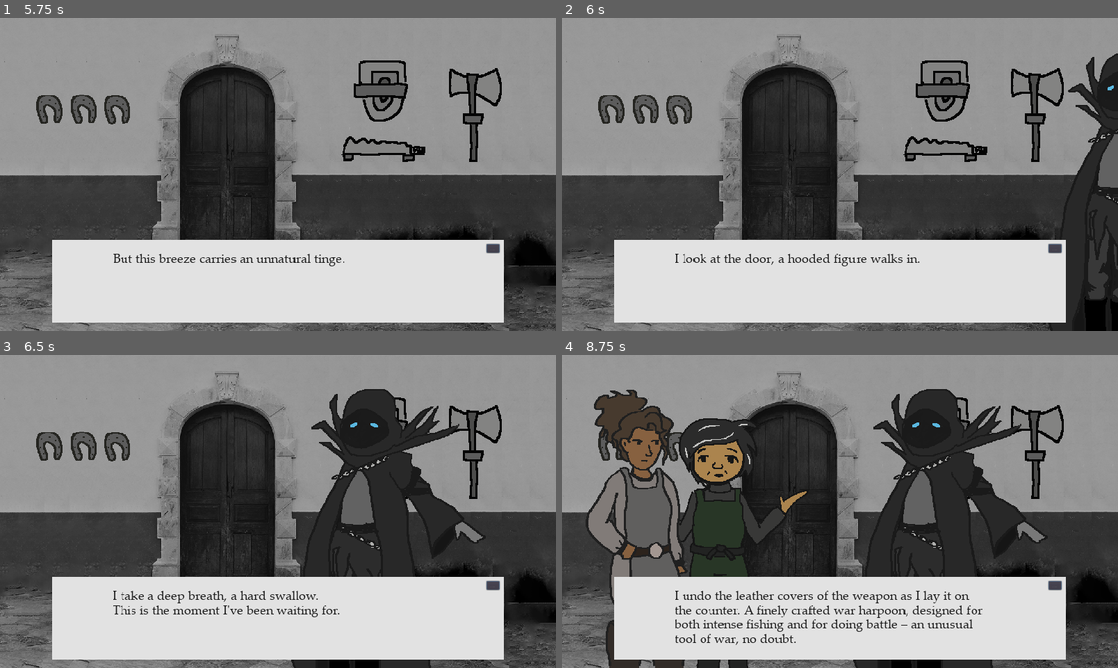
Above: before the commit, frames 1-4 (two rows, left to right).
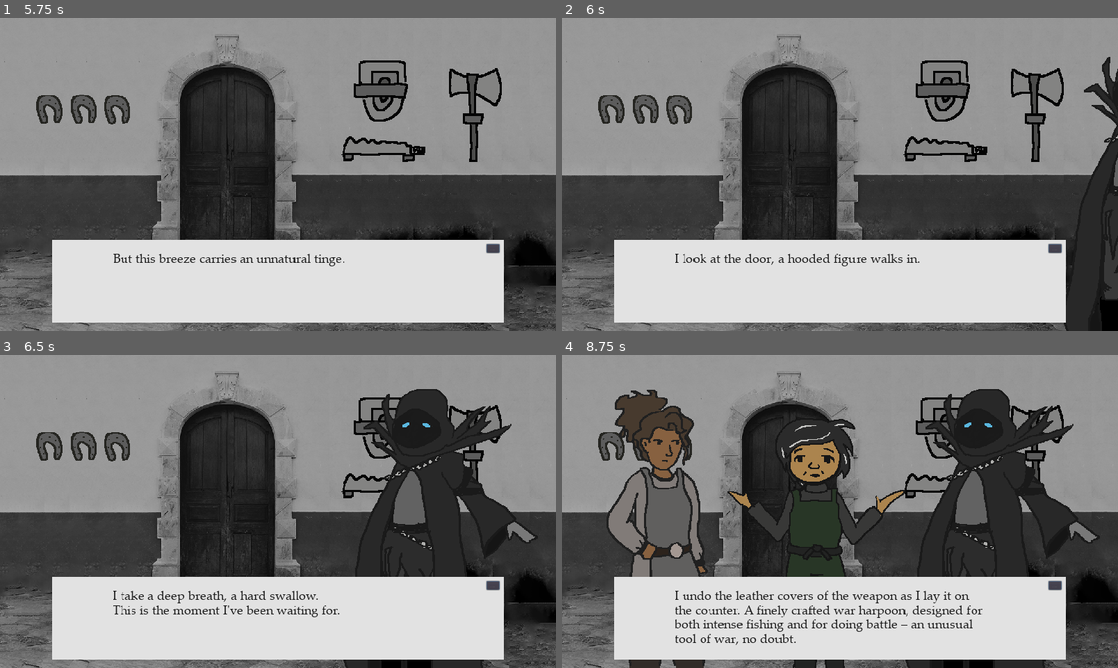
Above: after the commit, the same moments.

Repository: jogo-joia/Legacy-NecRomancer-Origins
Game: Godot game, scene res://NecRomancer.tscn
Same seed, same stepped clock (60 frames per second), same inputs: the game is played once before the commit and once after it.
Inputs:
- Up to frame 1 (5.75 s): click "..." at 0.5 s; click "..." at 1.25 s; click "..." at 2 s; tap Enter (ui_accept) at 2.75, 3.02, 3.5, 3.77, 4.25, 5, 5.27 s
- Up to frame 2 (6 s): tap Enter (ui_accept) at 5.75 s
- Up to frame 3 (6.5 s): tap Enter (ui_accept) at 6.02 s
- Up to frame 4 (8.75 s): tap Enter (ui_accept) at 6.77, 8, 8.27 s

Frame 1 is identical in both runs. In frame 2, 2.3% of the frame differs, in the area x 87-100%, y 11-100%; in frame 3, 9.4%; in frame 4, 24%, in the area x 4-97%, y 10-100%.

Commit message:
resignation notice: I'm done thanks

Diff:
--- a/CharacterSprite.tscn
+++ b/CharacterSprite.tscn
@@ -33,3 +33,10 @@
 playback/repeat = false
 playback/speed = 1.0
 _sections_unfolded = [ "playback" ]
+
+[node name="Timer" type="Timer" parent="." index="1"]
+
+process_mode = 1
+wait_time = 1.0
+one_shot = false
+autostart = false
--- a/NecRomancer.gd
+++ b/NecRomancer.gd
@@ -1,6 +1,10 @@
 extends Control
 
 onready var story = DataParser.load_data("res://NecRomancer.json")
+
+# var stringer = "hello my gell-o"
+
+var arrayson = ["hey", "hello", "howdy"]
 
 var story_index = 0
 
@@ -64,7 +68,7 @@
 		10:
 			stage_enter("Blacksmith", "Left", "B")
 		12:
-			stage_enter("Lydia", "Left", "B")
+			stage_enter("Lydia", "Left", "A")
 		18:
 			stage_move("Necromancer", "C")
 			stage_move("Lydia", "B")
@@ -467,40 +471,43 @@
 						var tween = sprite.get_node("Tween")
 						tween.interpolate_property(sprite, "rect_position",
 												sprite.rect_position,
-												Vector2(MarkA.rect_position.x - MarkA.rect_size.x / 2, 0), 0.5,
+												Vector2(MarkA.rect_position.x, 0), 0.5,
 												Tween.TRANS_LINEAR, Tween.EASE_IN_OUT)
 						tween.start()
 					"B":
 						var tween = sprite.get_node("Tween")
 						tween.interpolate_property(sprite, "rect_position",
 												sprite.rect_position,
-												Vector2(MarkB.rect_position.x - MarkB.rect_size.x / 2, 0), 0.5,
+												Vector2(MarkB.rect_position.x, 0), 0.5,
 												Tween.TRANS_LINEAR, Tween.EASE_IN_OUT)
 						tween.start()
 					"C":
 						var tween = sprite.get_node("Tween")
 						tween.interpolate_property(sprite, "rect_position",
 												sprite.rect_position,
-												Vector2(MarkC.rect_position.x - MarkC.rect_size.x / 2, 0), 0.5,
+												Vector2(MarkC.rect_position.x, 0), 0.5,
 												Tween.TRANS_LINEAR, Tween.EASE_IN_OUT)
 						tween.start()
 					"D":
 						var tween = sprite.get_node("Tween")
 						tween.interpolate_property(sprite, "rect_position",
 												sprite.rect_position,
-												Vector2(MarkD.rect_position.x - MarkD.rect_size.x / 2, 0), 0.5,
+												Vector2(MarkD.rect_position.x, 0), 0.5,
 												Tween.TRANS_LINEAR, Tween.EASE_IN_OUT)
 						tween.start()
 					"E":
 						var tween = sprite.get_node("Tween")
 						tween.interpolate_property(sprite, "rect_position",
 												sprite.rect_position,
-												Vector2(MarkE.rect_position.x - MarkE.rect_size.x / 2, 0), 0.5,
+												Vector2(MarkE.rect_position.x, 0), 0.5,
 												Tween.TRANS_LINEAR, Tween.EASE_IN_OUT)
 						tween.start()
 
 func stage_exit(character, origin):
 	for sprite in get_node("Stage").get_children():
+		var wr = weakref(sprite)
+		if (!wr.get_ref()):
+			return
 		if sprite.is_in_group("characters"):
 			if sprite.char_name == character:
 				match origin:
@@ -525,6 +532,8 @@
 												Vector2(sprite.rect_position.x, sprite.rect_size.y + 1), 0.5,
 												Tween.TRANS_LINEAR, Tween.EASE_IN_OUT)
 						tween.start()
+				yield(get_tree().create_timer(0.55), "timeout")
+				sprite.queue_free()
 
 func stage_enter(character, origin, mark):
 	var new_char = CharSprite.instance()
@@ -541,15 +550,15 @@
 			var mark_position_x = 0
 			match mark:
 				"A":
-					mark_position_x = MarkA.rect_position.x - MarkA.rect_size.x / 2
+					mark_position_x = MarkA.rect_position.x
 				"B":
-					mark_position_x = MarkB.rect_position.x - MarkB.rect_size.x / 2
+					mark_position_x = MarkB.rect_position.x
 				"C":
-					mark_position_x = MarkC.rect_position.x - MarkC.rect_size.x / 2
+					mark_position_x = MarkC.rect_position.x
 				"D":
-					mark_position_x = MarkD.rect_position.x - MarkD.rect_size.x / 2
+					mark_position_x = MarkD.rect_position.x
 				"E":
-					mark_position_x = MarkE.rect_position.x - MarkE.rect_size.x / 2
+					mark_position_x = MarkE.rect_position.x
 			new_char.rect_position.x = mark_position_x
 			new_char.rect_position.y = MarkA.rect_position.y
 	new_char.visible = true
@@ -558,34 +567,34 @@
 			var tween = new_char.get_node("Tween")
 			tween.interpolate_property(new_char, "rect_position",
 									new_char.rect_position,
-									Vector2(MarkA.rect_position.x - MarkA.rect_size.x / 2, 0), 0.5,
+									Vector2(MarkA.rect_position.x, 0), 0.5,
 									Tween.TRANS_LINEAR, Tween.EASE_IN_OUT)
 			tween.start()
 		"B":
 			var tween = new_char.get_node("Tween")
 			tween.interpolate_property(new_char, "rect_position",
 									new_char.rect_position,
-									Vector2(MarkB.rect_position.x - MarkB.rect_size.x / 2, 0), 0.5,
+									Vector2(MarkB.rect_position.x, 0), 0.5,
 									Tween.TRANS_LINEAR, Tween.EASE_IN_OUT)
 			tween.start()
 		"C":
 			var tween = new_char.get_node("Tween")
 			tween.interpolate_property(new_char, "rect_position",
 									new_char.rect_position,
-									Vector2(MarkC.rect_position.x - MarkC.rect_size.x / 2, 0), 0.5,
+									Vector2(MarkC.rect_position.x, 0), 0.5,
 									Tween.TRANS_LINEAR, Tween.EASE_IN_OUT)
 			tween.start()
 		"D":
 			var tween = new_char.get_node("Tween")
 			tween.interpolate_property(new_char, "rect_position",
 									new_char.rect_position,
-									Vector2(MarkD.rect_position.x - MarkD.rect_size.x / 2, 0), 0.5,
+									Vector2(MarkD.rect_position.x, 0), 0.5,
 									Tween.TRANS_LINEAR, Tween.EASE_IN_OUT)
 			tween.start()
 		"E":
 			var tween = new_char.get_node("Tween")
 			tween.interpolate_property(new_char, "rect_position",
 									new_char.rect_position,
-									Vector2(MarkE.rect_position.x - MarkE.rect_size.x / 2, 0), 0.5,
+									Vector2(MarkE.rect_position.x, 0), 0.5,
 									Tween.TRANS_LINEAR, Tween.EASE_IN_OUT)
 			tween.start()
--- a/NecRomancer.tscn
+++ b/NecRomancer.tscn
@@ -5,7 +5,7 @@
 [ext_resource path="res://CharacterSprite.tscn" type="PackedScene" id=3]
 [ext_resource path="res://DialogPanel.tscn" type="PackedScene" id=4]
 
-[node name="NecRomancer" type="Control"]
+[node name="NecRomancer" type="Control" index="0"]
 
 anchor_left = 0.0
 anchor_top = 0.0
@@ -60,9 +60,9 @@
 anchor_top = 0.0
 anchor_right = 0.0
 anchor_bottom = 0.0
-margin_left = 64.0
+margin_left = 190.0
 margin_top = 720.0
-margin_right = 256.0
+margin_right = 320.0
 margin_bottom = 750.0
 rect_pivot_offset = Vector2( 0, 0 )
 rect_clip_content = false
@@ -79,9 +79,9 @@
 anchor_top = 0.0
 anchor_right = 0.0
 anchor_bottom = 0.0
-margin_left = 256.0
+margin_left = 350.0
 margin_top = 720.0
-margin_right = 512.0
+margin_right = 520.0
 margin_bottom = 750.0
 rect_pivot_offset = Vector2( 0, 0 )
 rect_clip_content = false
@@ -98,9 +98,9 @@
 anchor_top = 0.0
 anchor_right = 0.0
 anchor_bottom = 0.0
-margin_left = 512.0
+margin_left = 540.0
 margin_top = 720.0
-margin_right = 768.0
+margin_right = 740.0
 margin_bottom = 750.0
 rect_pivot_offset = Vector2( 0, 0 )
 rect_clip_content = false
@@ -117,9 +117,9 @@
 anchor_top = 0.0
 anchor_right = 0.0
 anchor_bottom = 0.0
-margin_left = 768.0
+margin_left = 760.0
 margin_top = 720.0
-margin_right = 1024.0
+margin_right = 930.0
 margin_bottom = 750.0
 rect_pivot_offset = Vector2( 0, 0 )
 rect_clip_content = false
@@ -136,9 +136,9 @@
 anchor_top = 0.0
 anchor_right = 0.0
 anchor_bottom = 0.0
-margin_left = 1024.0
+margin_left = 960.0
 margin_top = 720.0
-margin_right = 1216.0
+margin_right = 1080.0
 margin_bottom = 750.0
 rect_pivot_offset = Vector2( 0, 0 )
 rect_clip_content = false
